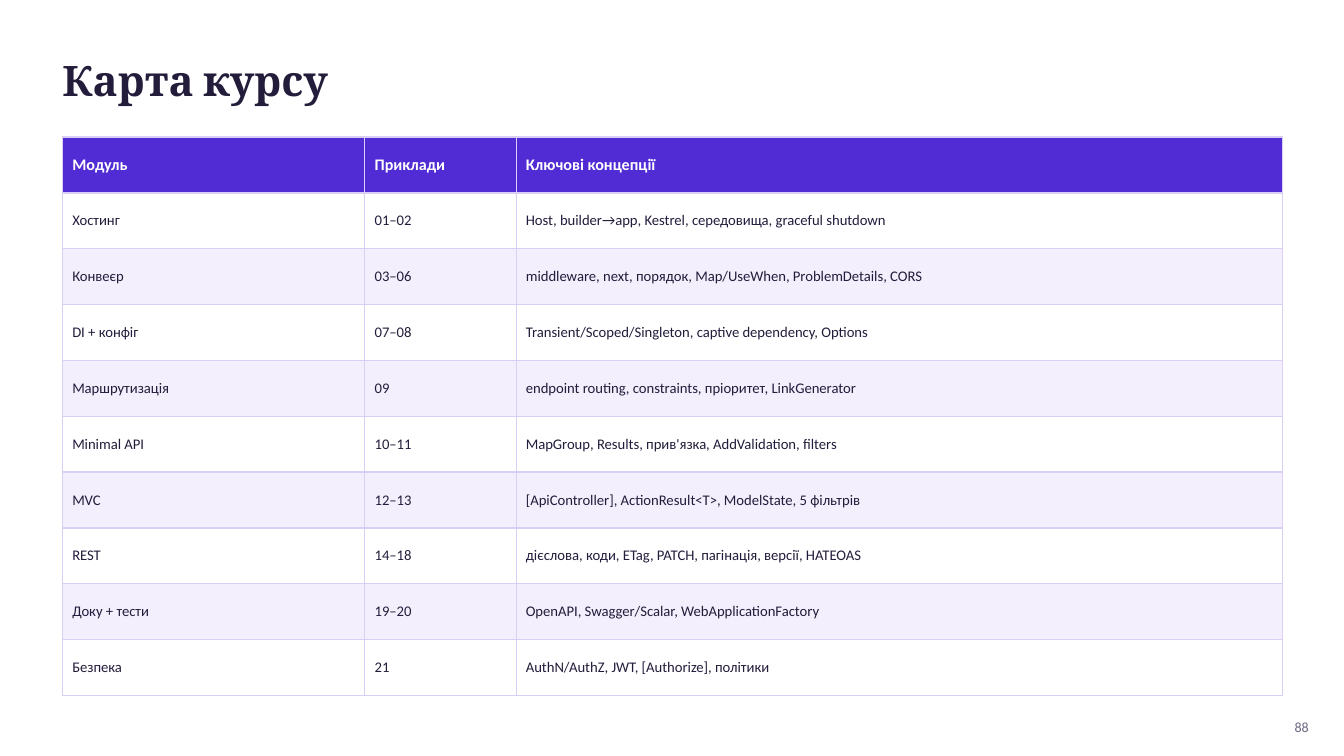
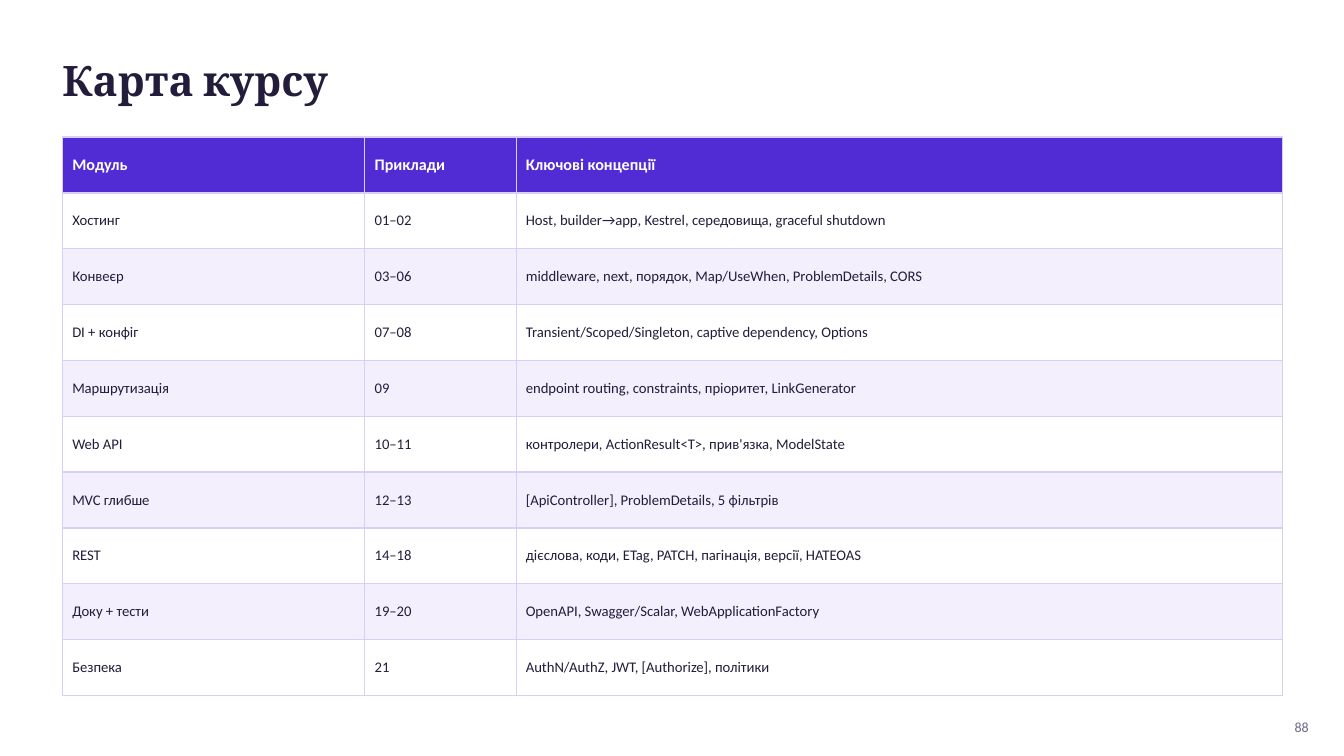
Before and after one commit to MrTomkaYurii/AspNet-Basics, a slide deck: slide 88 of docs/Основи ASP.NET Core — лекція.pptx. Drawn at 1344x756 pixels with LibreOffice and Linux fonts; fonts in the diff are those of the drawing. Boxes give left, top, right and bottom in pixels: in the first picture for what was removed or moved away, otherwise in the second. Text is boxed around its words. In the diff, an @@ line names an element or a change of style, - is before the commit and + after.

```diff
--- a/docs/Основи ASP.NET Core — лекція.pptx
+++ b/docs/Основи ASP.NET Core — лекція.pptx
@@ table at (63,137,1282,678) @@
-row 6, column 1: Minimal API
+row 6, column 1: Web API
-row 6, column 3: MapGroup, Results, прив'язка, AddValidation, filters
+row 6, column 3: контролери, ActionResult<T>, прив'язка, ModelState
-row 7, column 1: MVC
+row 7, column 1: MVC глибше
-row 7, column 3: [ApiController], ActionResult<T>, ModelState, 5 фільтрів
+row 7, column 3: [ApiController], ProblemDetails, 5 фільтрів
```
Also in this commit, not shown: 17 other slides changed, 2 slides added, 2 slides removed, 50 other files.
